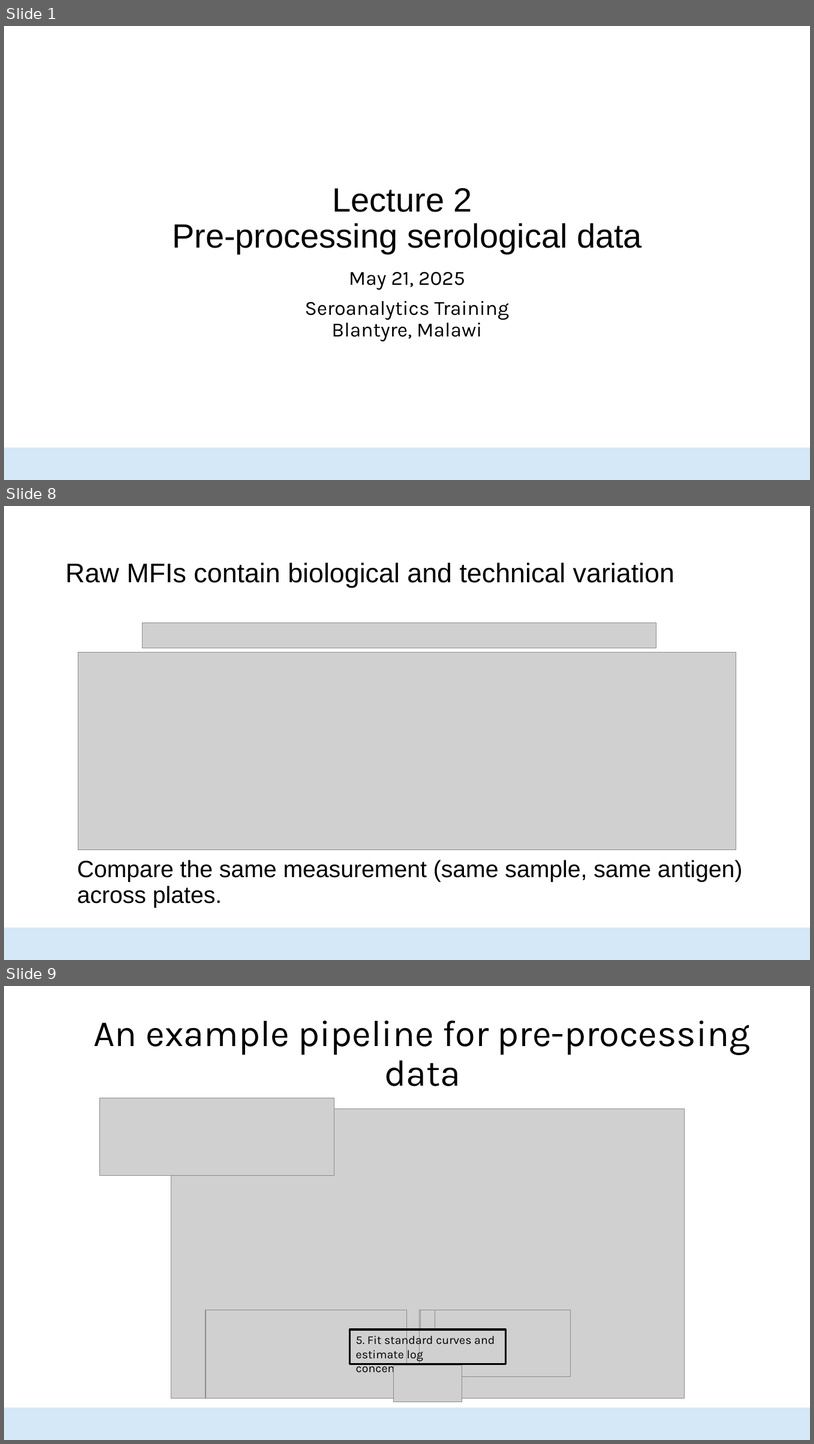
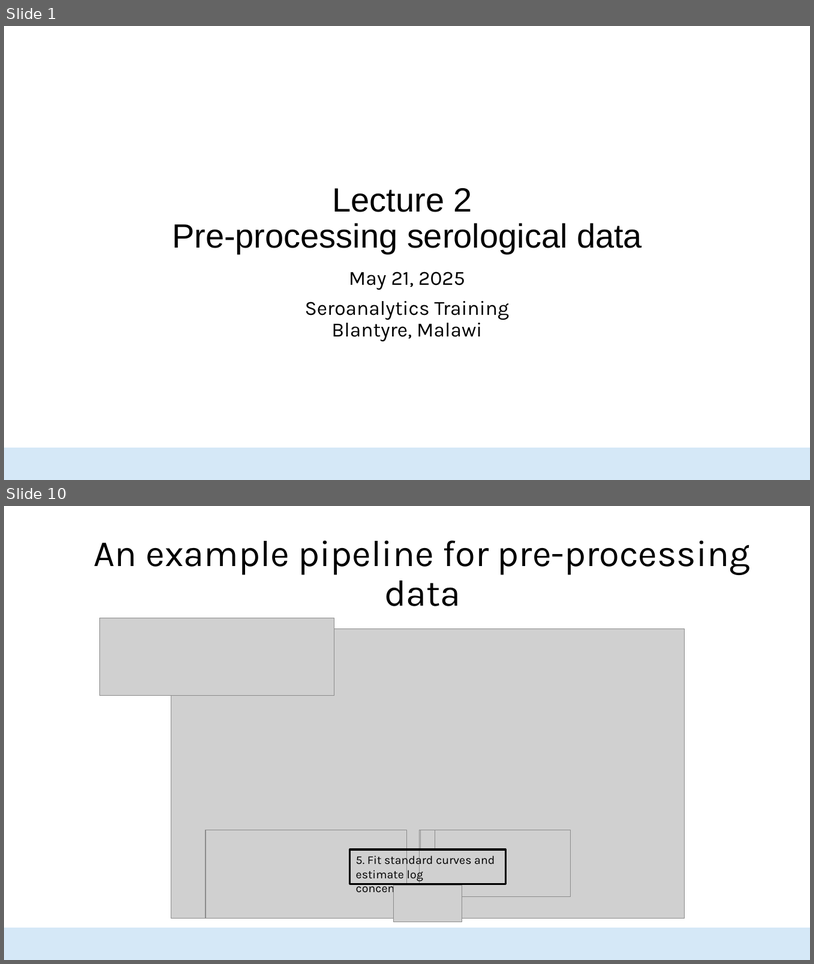
Before and after one commit to HopkinsIDD/seroanalytics_workshop, a slide deck: Lecture 2/Lecture 2 draft V2.pptx. Shown one above the other, each under a label of ours: slides 1, 8 and 9 before the commit, slides 1 and 10 after it; the slides between them are not shown. The pictures are 814x1444 and 814x964 pixels, drawn with LibreOffice and Linux fonts; fonts in the diff are those of the drawing; grey boxes stand for pictures; background and template pictures are left out. Boxes give left, top, right and bottom in pixels: in the first picture for what was removed or moved away, otherwise in the second. Text is boxed around its words. In the diff, an @@ line names an element or a change of style, - is before the commit and + after.

```diff
--- a/Lecture 2/Lecture 2 draft V2.pptx
+++ b/Lecture 2/Lecture 2 draft V2.pptx
@@ slide 8 removed at bbox=[4, 506, 810, 960], background #FFFFFF; not listed: 1 template element that a slide beside it also shows @@
@@ title removed at bbox=[65, 562, 675, 588] @@
-Raw MFIs contain biological and technical variation
@@ picture removed at bbox=[143, 623, 657, 648] @@
@@ picture removed at bbox=[78, 652, 737, 850] @@
@@ text removed at bbox=[77, 859, 743, 907] @@
-Compare the same measurement (same sample, same antigen) across plates.
@@ what was slide 9 is now slide 10 @@
```
Also in this commit, not shown: 12 slides changed, 9 slides added, 16 other slides removed.
